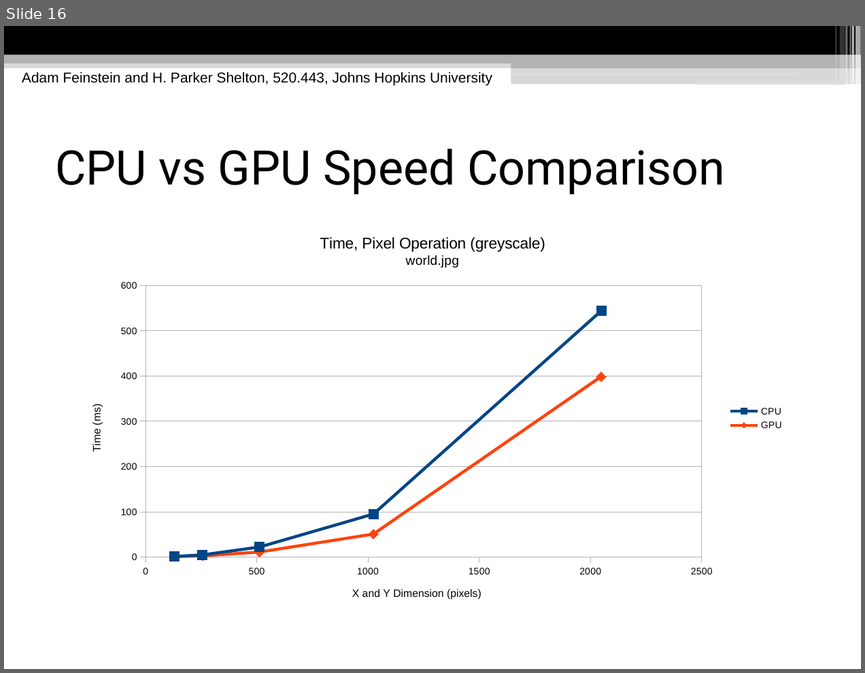
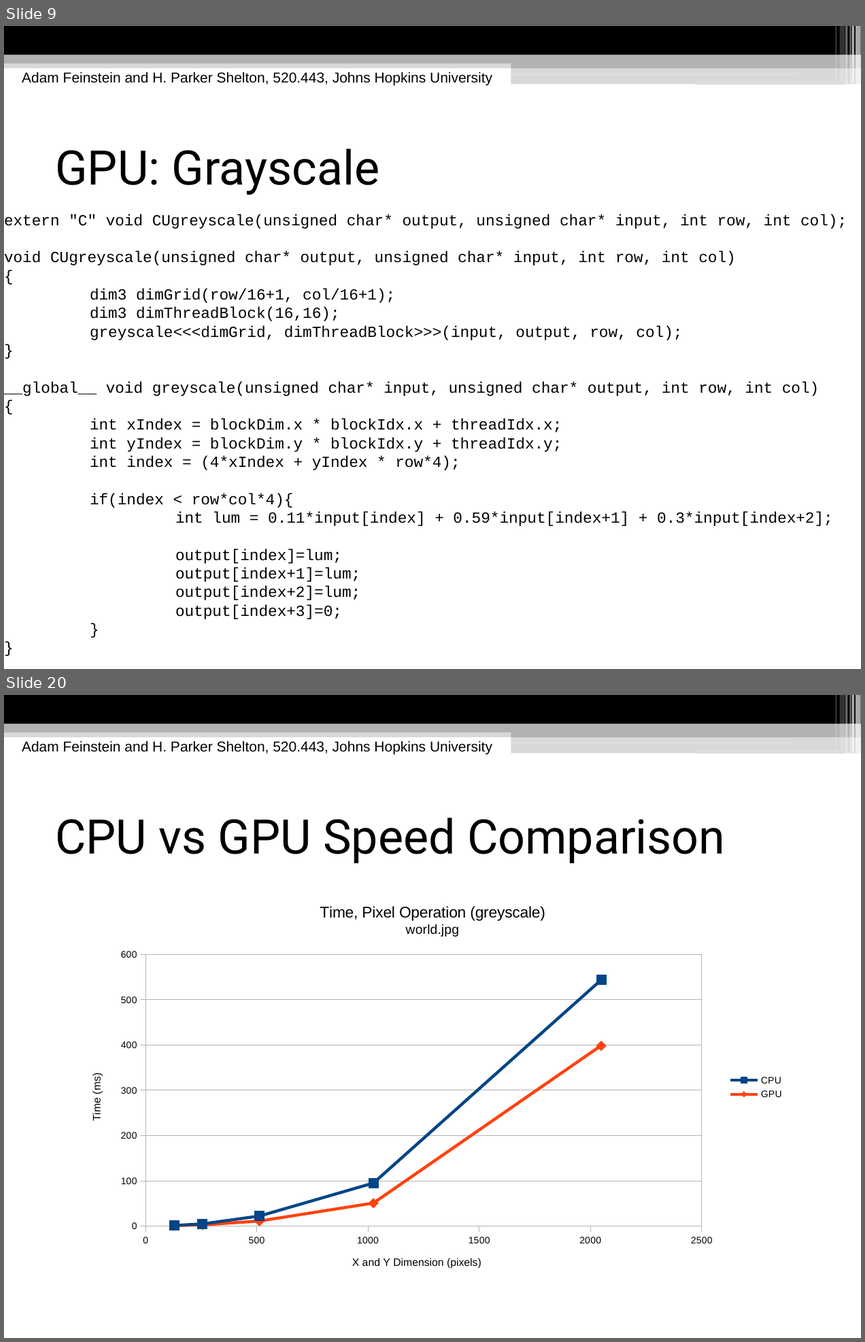
Before and after one commit to hpshelton/multimedia, a slide deck: docs/Multimedia Presentation.odp. Shown one above the other, each under a label of ours: slide 16 before the commit, slides 9 and 20 after it; the slides between them are not shown. The pictures are 865x673 and 865x1342 pixels, drawn with LibreOffice and Linux fonts; fonts in the diff are those of the drawing. Boxes give left, top, right and bottom in pixels: in the first picture for what was removed or moved away, otherwise in the second. Text is boxed around its words. In the diff, an @@ line names an element or a change of style, - is before the commit and + after.

```diff
--- a/docs/Multimedia Presentation.odp
+++ b/docs/Multimedia Presentation.odp
@@ slide 9 added at (4,26,861,669), background #FFFFFF; not listed: 13 template elements that a slide beside it also shows @@
@@ text added at (22,72,492,86), 12 pt, text #000000 @@
+Adam Feinstein and H. Parker Shelton, 520.443, Johns Hopkins University
@@ title added at (55,148,379,195), 40 pt, text #000000 @@
+GPU: Grayscale
@@ subtitle added at (4,214,847,619), 13 pt, text #000000 @@
+extern "C" void CUgreyscale(unsigned char* output, unsigned char* input, int row, int col);
+void CUgreyscale(unsigned char* output, unsigned char* input, int row, int col)
+{
+dim3 dimGrid(row/16+1, col/16+1);
+dim3 dimThreadBlock(16,16);
+greyscale<<<dimGrid, dimThreadBlock>>>(input, output, row, col);
+}
+__global__ void greyscale(unsigned char* input, unsigned char* output, int row, int col)
+{
+int xIndex = blockDim.x * blockIdx.x + threadIdx.x;
+int yIndex = blockDim.y * blockIdx.y + threadIdx.y;
+int index = (4*xIndex + yIndex * row*4);
+if(index < row*col*4){
+int lum = 0.11*input[index] + 0.59*input[index+1] + 0.3*input[index+2];
+output[index]=lum;
+output[index+1]=lum;
+output[index+2]=lum;
+output[index+3]=0;
+}
+}
@@ what was slide 16 is now slide 20 @@
```
Also in this commit, not shown: 18 slides changed, 5 other slides added, 1 other file.
